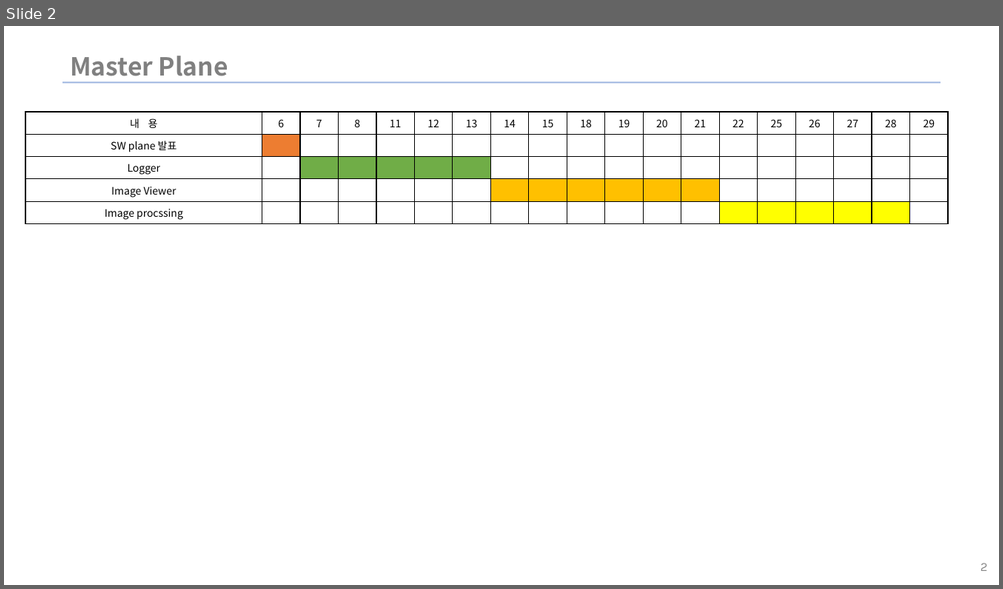
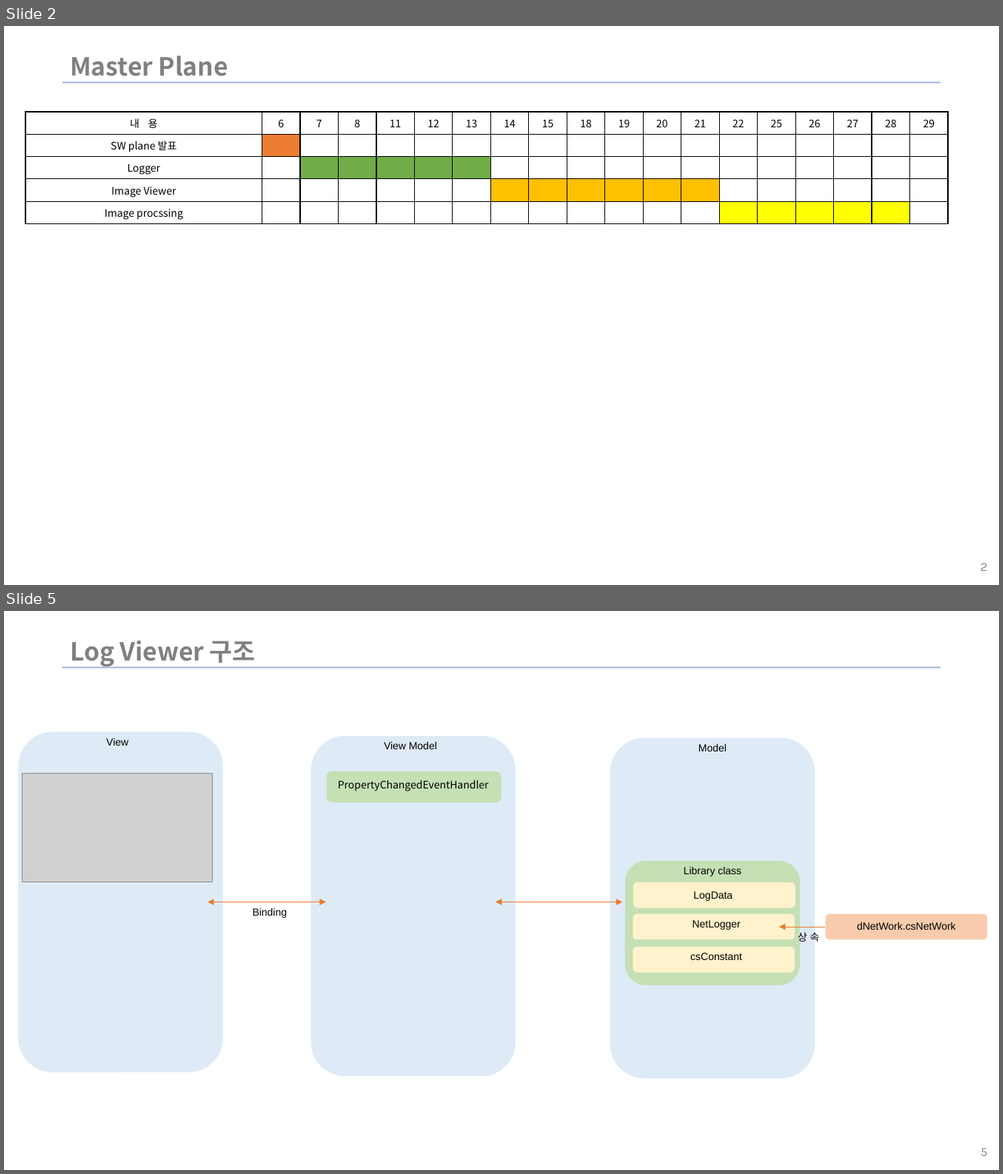
Before and after one commit to WinWooPark/ImageViewer_wpf, a slide deck: Csharp_study_Plane.pptx. Shown one above the other, each under a label of ours: slide 2 before the commit, slides 2 and 5 after it; the slides between them are not shown. The pictures are 1003x589 and 1003x1174 pixels, drawn with LibreOffice and Linux fonts; fonts in the diff are those of the drawing; grey boxes stand for pictures; background and template pictures are left out. Boxes give left, top, right and bottom in pixels: in the first picture for what was removed or moved away, otherwise in the second. Text is boxed around its words. In the diff, an @@ line names an element or a change of style, - is before the commit and + after.

```diff
--- a/Csharp_study_Plane.pptx
+++ b/Csharp_study_Plane.pptx
@@ slide 5 added at (4,611,999,1170), background picture (left out); not listed: 1 template element that a slide beside it also shows @@
@@ title added at (70,641,256,667), 24 pt, text #808080, bold @@
+Log Viewer 구조
@@ group added at (18,732,987,1079): 11 texts, 9 rounded rectangles, 2 double arrows, 1 picture, 1 arrow @@
+View
+View Model
+Binding
+Model
+Library class
+dNetWork.csNetWork
+LogData
+NetLogger
+csConstant
+상 속
+PropertyChangedEventHandler
@@ page number added at (980,1148,987,1156), 12 pt, text #898989 @@
+5
```
Also in this commit, not shown: 2 slides changed, 2 other slides added, 1 slide removed, 5 other files.
